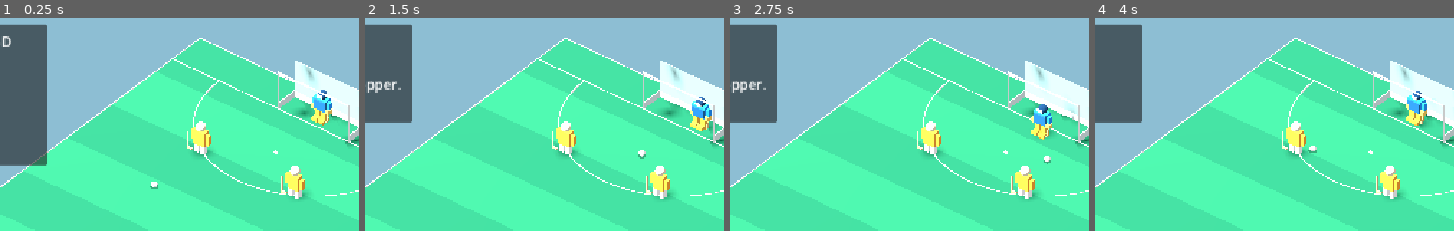
Above: before the commit, frames 1-4 (left to right).
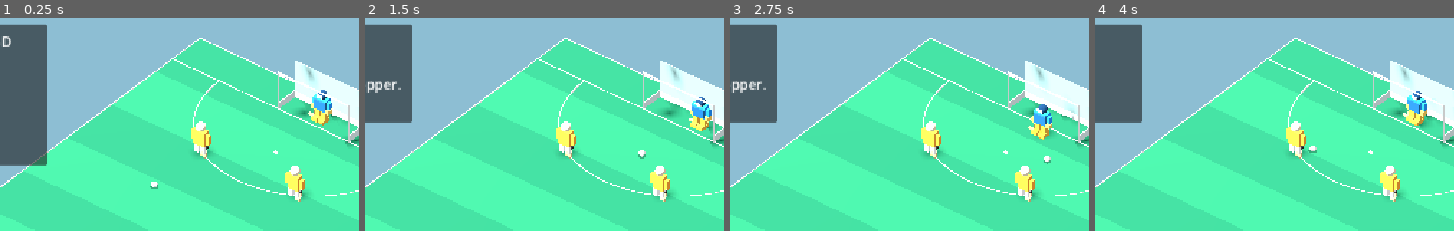
Above: after the commit, the same moments.

Repository: affarf/penalty-corner-challenge-3d
Game: Godot game, scene res://scenes/main_3d.tscn
Same seed, same stepped clock (60 frames per second), same inputs: the game is played once before the commit and once after it.
Inputs:
- Up to frame 1 (0.25 s): no input
- Up to frame 2 (1.5 s): tap Enter at 0.5 s; hold D (move_right) 0.53-1.28 s; tap 1 at 0.6 s; tap Space at 0.77 s; hold S (move_down) from 1.28 s (still down); tap 2 at 1.35 s
- Up to frame 3 (2.75 s): tap Space at 1.52 s; release S (move_down) at 2.03 s; hold D (move_right) from 2.03 s (still down); tap R at 2.1 s
- Up to frame 4 (4 s): release D (move_right) at 2.78 s; hold W (move_up) 2.78-3.53 s; tap E at 2.85 s; tap Space at 3.02, 3.77 s; hold A (move_left) from 3.53 s (still down); tap 3 at 3.6 s
The pictures show only the part of the screen within x 32-82%, y 0-50%; the shares and areas given below are measured in that part.

The runs differ from the first frame. In frame 1, 0.3% of the frame differs, in the area x 52-92%, y 43-87%; in frame 2, 0.2%; in frame 3, 0.3%; in frame 4, 0.3%.

Commit message:
before putting half the pitch

Diff:
--- a/scenes/main_3d.tscn
+++ b/scenes/main_3d.tscn
@@ -24,7 +24,22 @@
 
 [node name="Goalkeeper3D" parent="." unique_id=2044590347 instance=ExtResource("5_78blk")]
 transform = Transform3D(1.1, 0, 0, 0, 1.1, 0, 0, 0, 1.1, 0, 0, -17)
+movement_speed = null
+movement_acceleration = null
+movement_deceleration = null
+min_x = null
+max_x = null
+min_z = null
+max_z = null
 dive_distance = 1.5
+dive_duration = null
+quick_save_duration = null
+recovery_duration = null
+ready_z = null
+defending_z = null
+step_out_speed = null
+shirt_color = null
+is_goalkeeper = null
 
 [node name="Ball3D" parent="." unique_id=1700041622 instance=ExtResource("6_78blk")]
 transform = Transform3D(1, 0, 0, 0, 1, 0, 0, 0, 1, -4, 0, -4)
--- a/scripts/players/goalkeeper_visuals_3d.gd
+++ b/scripts/players/goalkeeper_visuals_3d.gd
@@ -135,7 +135,7 @@
 	var grip_color := Color("#20252B")
 
 	var stick_pivot := create_pivot(
-		right_arm,
+		left_arm,
 		"HockeyStick",
 		Vector3(0.10, -0.57, 0.22)
 	)
--- a/scripts/players/player_3d.gd
+++ b/scripts/players/player_3d.gd
@@ -110,22 +110,50 @@
 			shirt_color
 		)
 
-	# Left-side stick
+
+	# Field hockey stick on the model's right side.
+	# The shaft is angled toward the ball.
 	var stick_color := Color("#D8BB82")
-
-	add_box(
-		visual_root,
-		Vector3(-0.85, 0.65, 0.20),
-		Vector3(0.09, 1.3, 0.09),
+	var grip_color := Color("#242424")
+
+	var stick_pivot := Node3D.new()
+	stick_pivot.name = "HockeyStick"
+	stick_pivot.position = Vector3(0.70, 0.92, 0.25)
+	stick_pivot.rotation.z = -0.18
+	visual_root.add_child(stick_pivot)
+
+	# Shaft
+	add_box(
+		stick_pivot,
+		Vector3(0, -0.43, 0),
+		Vector3(0.08, 0.90, 0.09),
 		stick_color
 	)
 
-	add_box(
-		visual_root,
-		Vector3(-0.70, 0.12, 0.20),
-		Vector3(0.40, 0.13, 0.11),
+	# Upper grip
+	add_box(
+		stick_pivot,
+		Vector3(0, -0.11, 0),
+		Vector3(0.095, 0.24, 0.11),
+		grip_color
+	)
+
+	# Hooked head
+	add_box(
+		stick_pivot,
+		Vector3(-0.15, -0.85, 0),
+		Vector3(0.37, 0.13, 0.16),
 		stick_color
 	)
+
+	# Rounded toe
+	add_sphere(
+		stick_pivot,
+		Vector3(-0.30, -0.85, 0),
+		0.075,
+		stick_color
+	)
+
 
 	if is_goalkeeper:
 		add_keeper_equipment()
